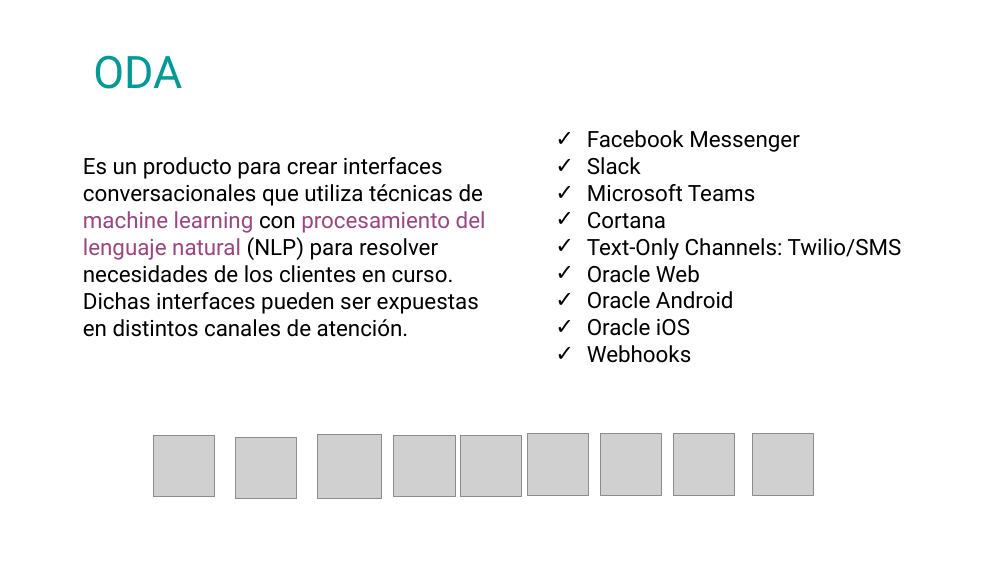
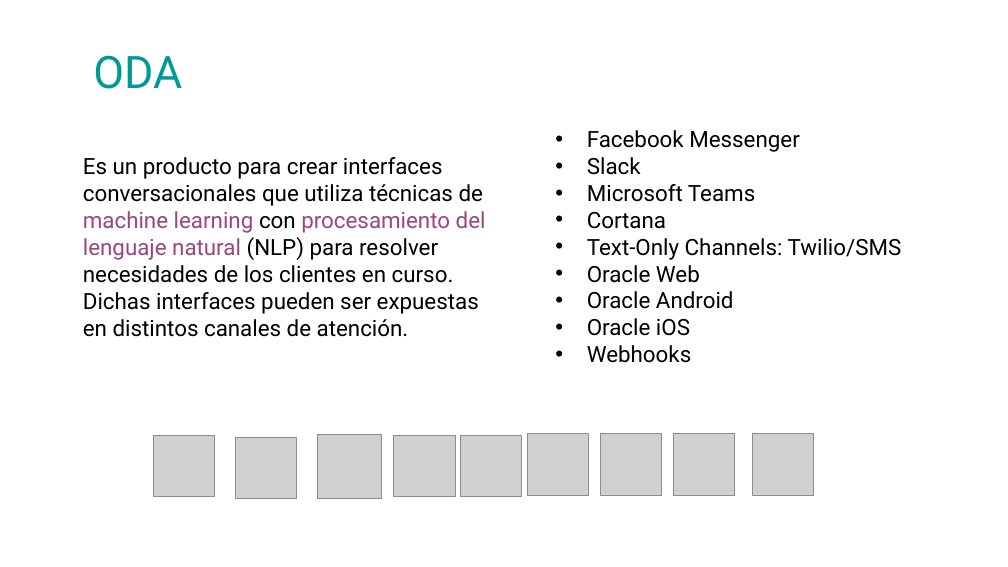
Before and after one commit to bquirino-sps/curso_oda_lapi, a slide deck: slide 6 of curso_ODA.pptx (slide 5 before the commit). Drawn at 1008x567 pixels with LibreOffice and Linux fonts; fonts in the diff are those of the drawing; grey boxes stand for pictures; background and template pictures are left out. Boxes give left, top, right and bottom in pixels: in the first picture for what was removed or moved away, otherwise in the second. Text is boxed around its words. In the diff, an @@ line names an element or a change of style, - is before the commit and + after.

```diff
--- a/curso_ODA.pptx
+++ b/curso_ODA.pptx
@@ text "Facebook Messenger" at (587, 130, 902, 363): bullet ✓ to • @@
```
Also in this commit, not shown: 4 other slides changed, 7 slides added, 6 other files.
